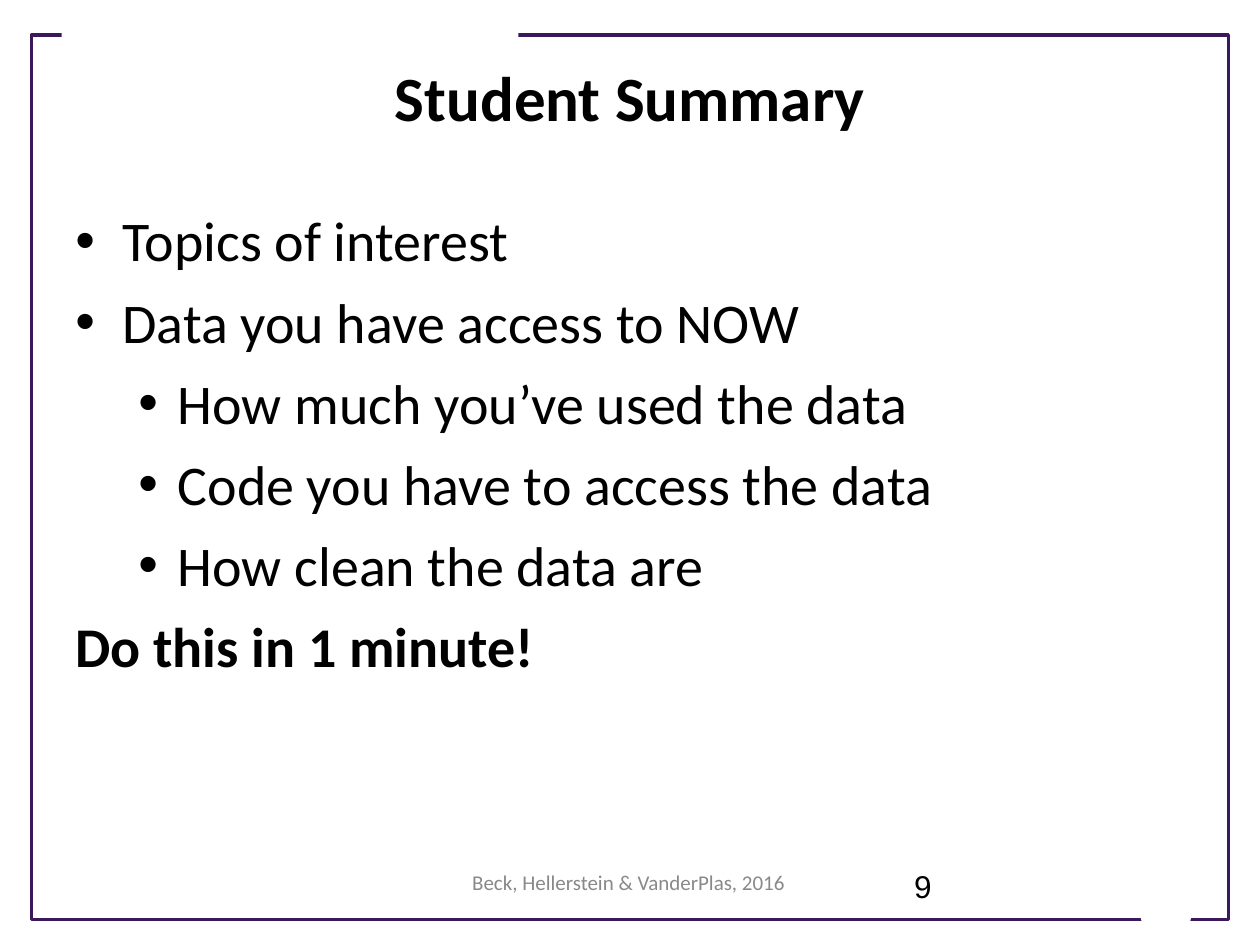
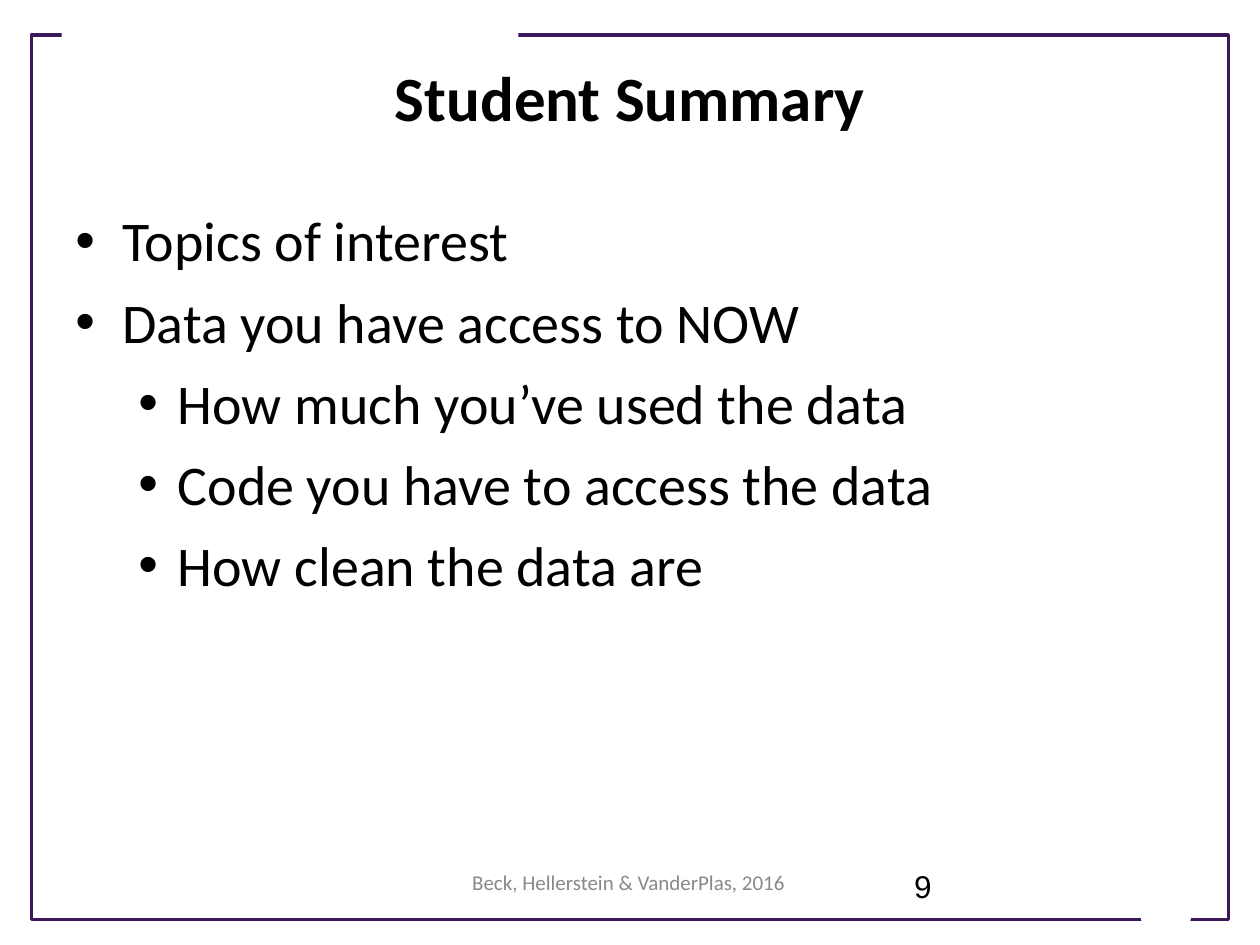
Before and after one commit to UWSEDS/LectureNotes-Autumn2017, a slide deck: slide 9 of 09-Project-overview.pptx. Drawn at 1260x945 pixels with LibreOffice and Linux fonts; fonts in the diff are those of the drawing; background and template pictures are left out. Boxes give left, top, right and bottom in pixels: in the first picture for what was removed or moved away, otherwise in the second. Text is boxed around its words. In the diff, an @@ line names an element or a change of style, - is before the commit and + after.

```diff
--- a/09-Project-overview.pptx
+++ b/09-Project-overview.pptx
@@ text at (75,627,533,668): paragraph removed @@
-Do this in 1 minute!
```
Also in this commit, not shown: 2 other slides changed.
